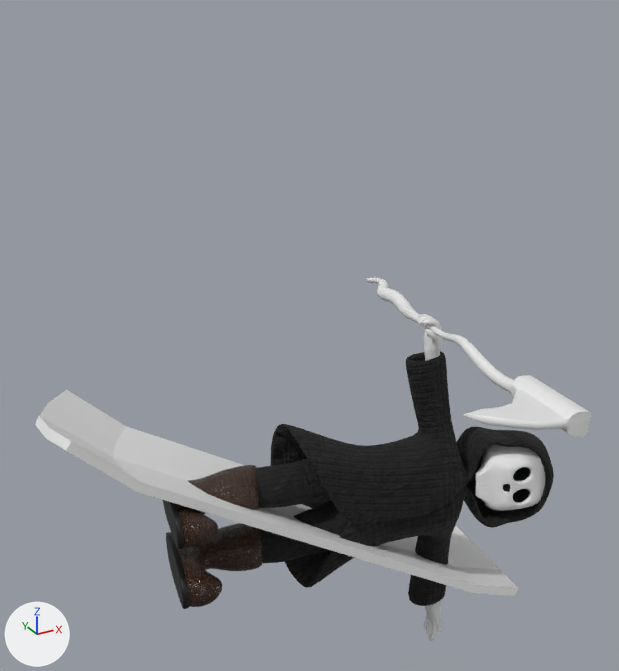
What one commit did to the Blender file Assets/Art/death.blend.
Both versions are drawn from a 50 mm camera at (-7.8, -15.12, 11.78) aimed at (0.49, -0.04, 4.24). Arrows for +X, +Y and +Z are at lower left; the lights stay in place.

The first picture shows 'Cube', 'Cube.001', 'Sphere', 'palo', 'pantalon', 'piel', 'snowboard', 'tenis'.
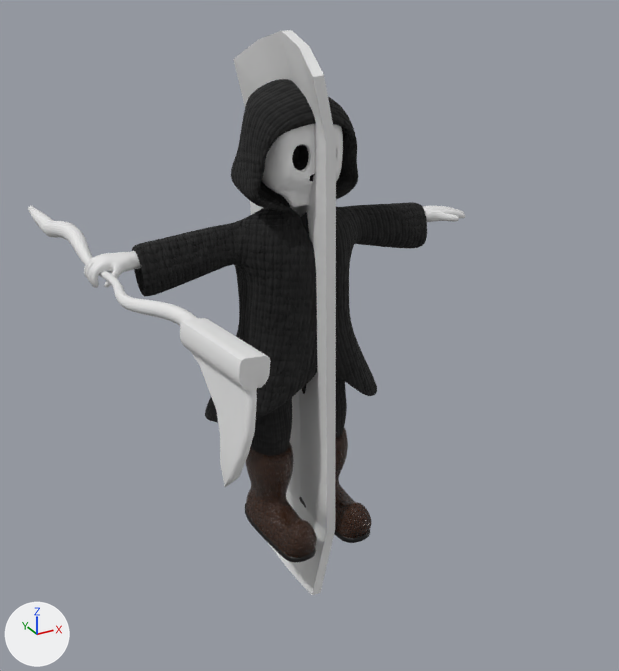
What the commit changed:
Object 'Cube' (ob_cube) turns from (89, 99, 77) to (0, 0, 0) degrees about x, y and z.
Object 'Cube' (ob_cube) moves from (2.17, -0.45, -0.01) to (0.0, 0.0, 5.14).
Object 'Sphere' (ob_sphere) turns from (89, 99, 77) to (0, 0, 0) degrees about x, y and z.
Object 'Sphere' (ob_sphere) moves from (5.67, -1.16, -0.03) to (0.0, 0.03, 8.7).
Object 'piel' (ob_piel) turns from (89, 99, 77) to (0, 0, 0) degrees about x, y and z.
Object 'piel' (ob_piel) moves from (2.17, -0.45, -0.01) to (0.0, 0.0, 5.14).
Object 'pantalon' (ob_pantalon) turns from (89, 99, 77) to (0, 0, 0) degrees about x, y and z.
Object 'pantalon' (ob_pantalon) moves from (1.66, -0.75, 0.05) to (0.0, -0.4, 4.7).
Object 'tenis' (ob_tenis) turns from (89, 99, 77) to (0, 0, 0) degrees about x, y and z.
Object 'tenis' (ob_tenis) moves from (1.66, -0.75, 0.05) to (0.0, -0.4, 4.7).
Object 'palo' (ob_palo) moves from (3.61, -0.16, 3.88) to (-3.94, -0.01, 6.47).
Object 'palo' (ob_palo) turns from (98, 4.3, 81) to (7.6, 2.5, 94) degrees about x, y and z.
Object 'snowboard' (ob_snowboard) moves from (0.0, -0.03, 0.0) to (0.0, -0.03, 4.28).
Object 'snowboard' (ob_snowboard) turns from (-10, 28, -17) to (0, -90, 0) degrees about x, y and z.

What differs and where, as boxes (x1, y1, x2, y2) in the pictures (619 x 671 px):
'Cube', moved, turned: before (271, 351, 554, 606); after (132, 79, 427, 422)
'snowboard', moved, turned: before (35, 390, 518, 596); after (233, 30, 336, 595)
'tenis', moved, turned: before (163, 465, 263, 609); after (245, 428, 372, 563)
'Cube.001', moved, turned: before (463, 375, 591, 437); after (180, 318, 271, 487)
'Sphere', moved, turned: before (475, 444, 545, 511); after (262, 124, 343, 207)
'pantalon', moved, turned: before (256, 459, 350, 563); after (251, 376, 347, 456)
'palo', moved, turned: before (367, 278, 514, 393); after (28, 206, 198, 325)
'piel', moved, turned: before (418, 314, 443, 641); after (84, 206, 465, 288)
